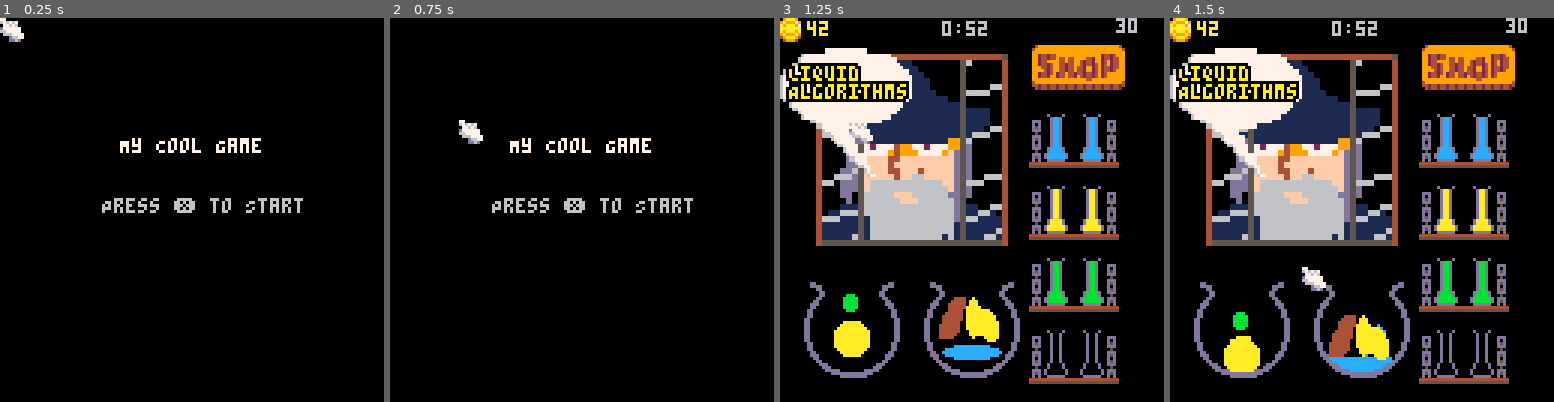
Above: before the commit, frames 1-4 (left to right).
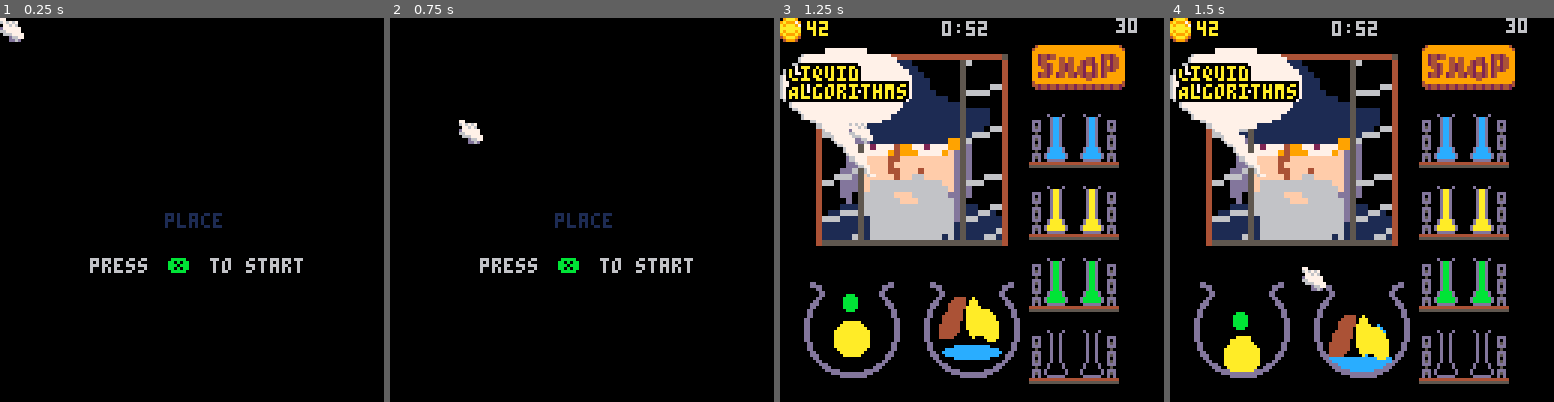
Above: after the commit, the same moments.

Repository: andbalch/cs4730_team_game
Game: PICO-8 cartridge potion.p8
The game is run twice, just before and just after one commit, with the same random seed, the same clock (stepped at 60 frames per second) and the same inputs.
Inputs (mouse positions are in pixels of both pictures, inside the frame that each line leads up to):
- Up to frame 1 (0.25 s): no input
- Up to frame 2 (0.75 s): click (459, 121) at 0.67 s
- Up to frame 3 (1.25 s): tap X (X key) at 1.07 s; click (910, 267) at 1.22 s
- Up to frame 4 (1.5 s): no input

The runs differ from the first frame. In frame 1, 2.5% of the frame differs, in the area x 23-79%, y 31-67%; in frame 2, 2.5%; in frame 3, nothing differs; in frame 4, nothing differs.

Commit message:
create start page

Diff:
--- a/start_menu.lua
+++ b/start_menu.lua
@@ -1,6 +1,8 @@
 function menu_draw()
-    print("My Cool Game", 40, 40, 7)
-    print("Press ❎ to Start", 34, 60, 6)
+    print("press     to start", 30, 80, 6)
+    print("❎", 56, 80, 11)
+    print("place", 55, 65, 1)
+    spr(192, 31, 30, 8, 4)
 end
 
 function update_menu()
